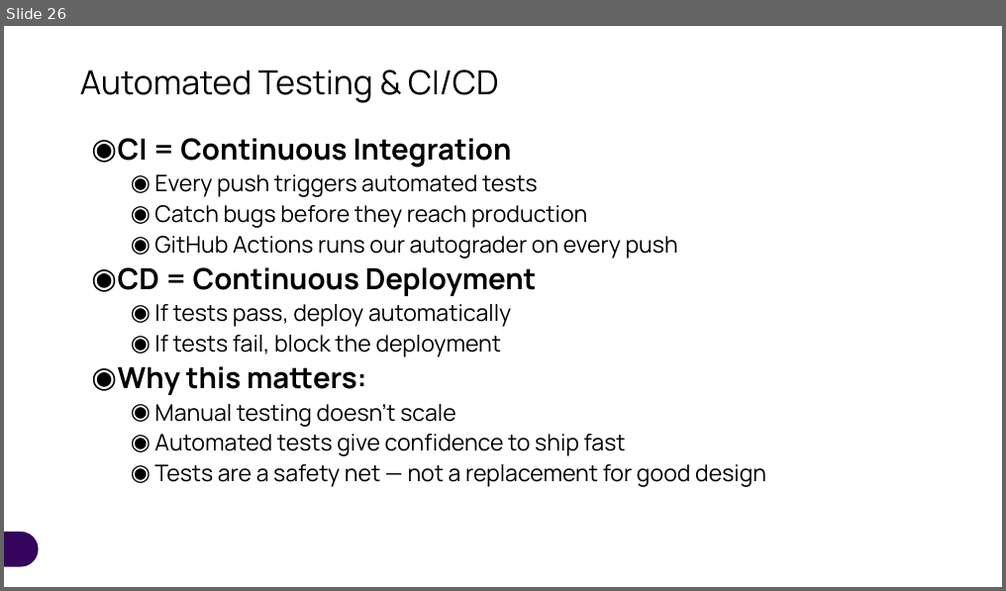
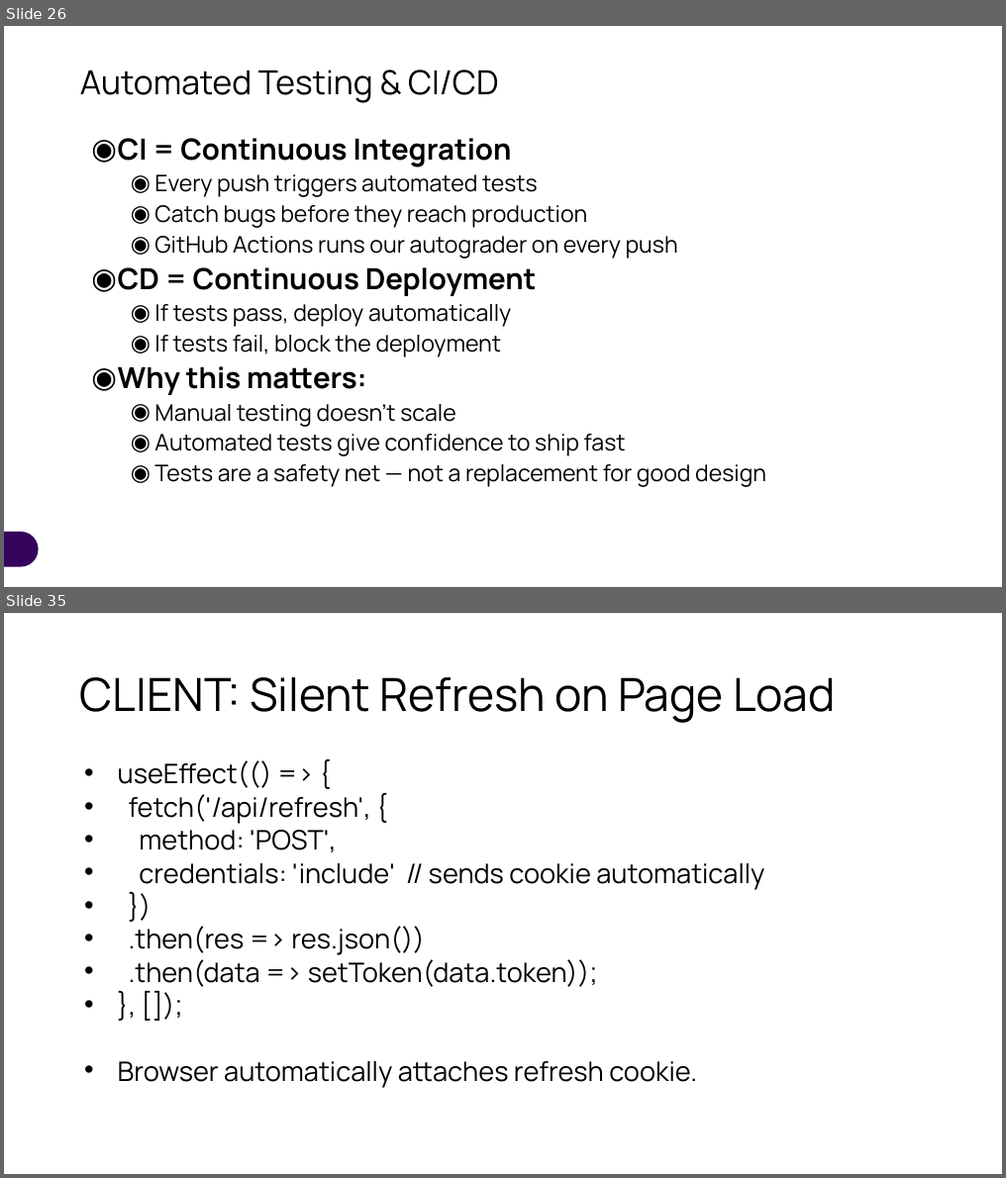
Before and after one commit to RPI-IT/ITWS4500_website, a slide deck: slides/week08/authentication.pptx. Shown one above the other, each under a label of ours: slide 26 before the commit, slides 26 and 35 after it; the slides between them are not shown. The pictures are 1006x591 and 1006x1178 pixels, drawn with LibreOffice and Linux fonts; fonts in the diff are those of the drawing. Boxes give left, top, right and bottom in pixels: in the first picture for what was removed or moved away, otherwise in the second. Text is boxed around its words. In the diff, an @@ line names an element or a change of style, - is before the commit and + after.

```diff
--- a/slides/week08/authentication.pptx
+++ b/slides/week08/authentication.pptx
@@ slide 35 added at [4, 613, 1002, 1174], background #FFFFFF @@
@@ title added at [80, 677, 836, 723], 44 pt, text #000000 @@
+CLIENT: Silent Refresh on Page Load
@@ text added at [118, 761, 764, 1088], 25.9 pt, text #000000 @@
+• useEffect(() => {
+• fetch('/api/refresh', {
+• method: 'POST',
+• credentials: 'include' // sends cookie automatically
+• })
+• .then(res => res.json())
+• .then(data => setToken(data.token));
+• }, []);
+• Browser automatically attaches refresh cookie.
```
Also in this commit, not shown: 26 other slides added, 11 other files.
